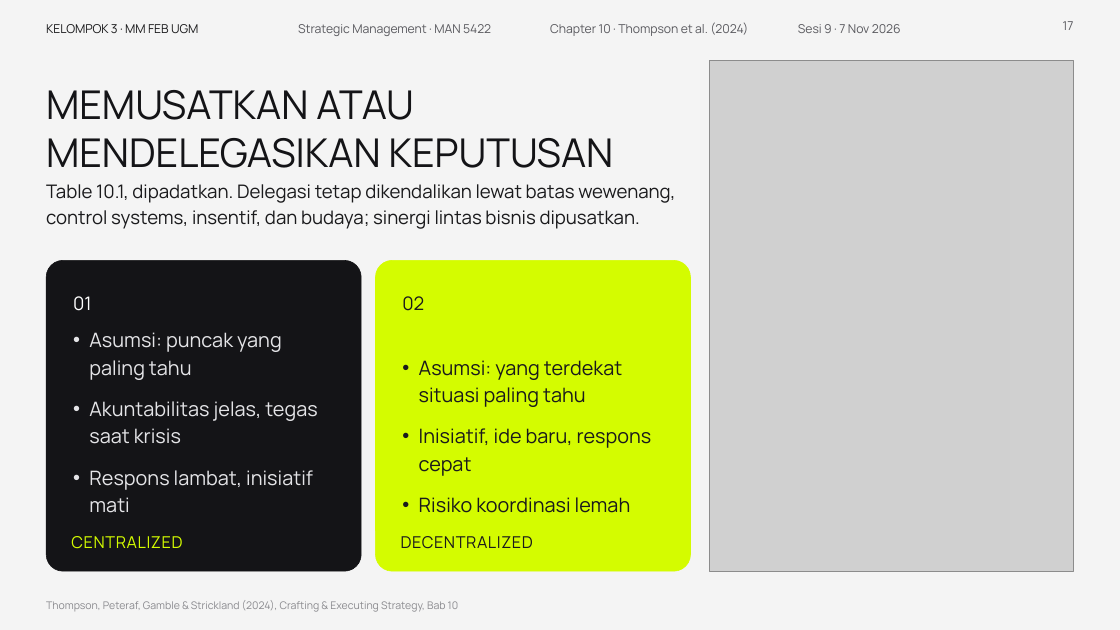
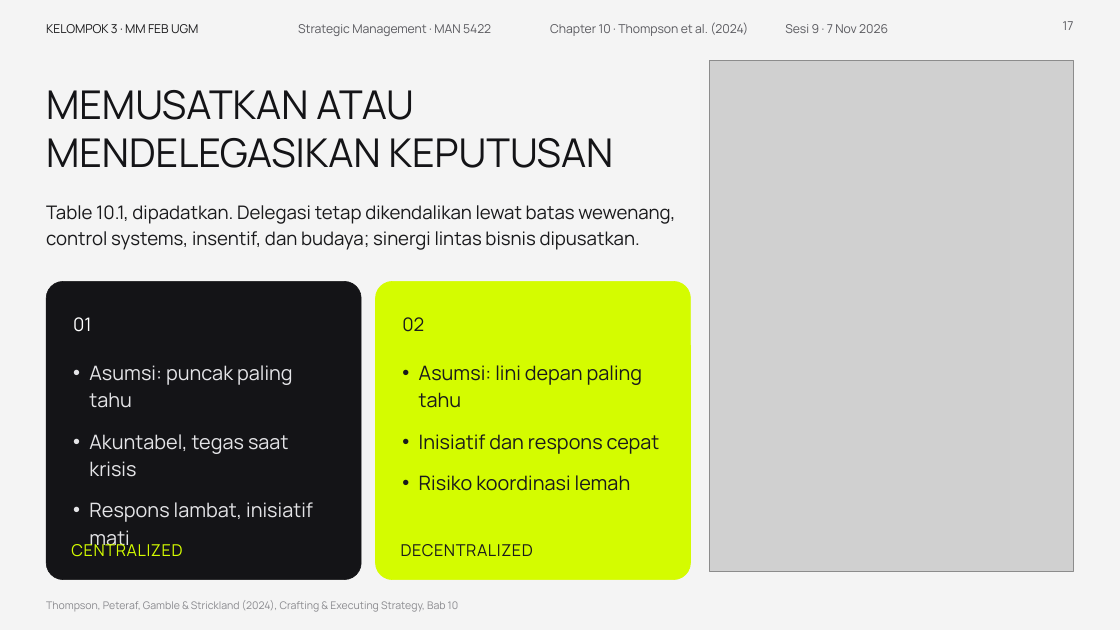
Before and after one commit to aslihabnuri/Dom-Manipulation, a slide deck: slide 17 of presentasi_ch10_kelompok3/SMJKT_Group 3_Aslih_Chapter 10 Strategy Execution.pptx. Drawn at 1120x630 pixels with LibreOffice and Linux fonts; fonts in the diff are those of the drawing; grey boxes stand for pictures. Boxes give left, top, right and bottom in pixels: in the first picture for what was removed or moved away, otherwise in the second. Text is boxed around its words. In the diff, an @@ line names an element or a change of style, - is before the commit and + after.

```diff
--- a/presentasi_ch10_kelompok3/SMJKT_Group 3_Aslih_Chapter 10 Strategy Execution.pptx
+++ b/presentasi_ch10_kelompok3/SMJKT_Group 3_Aslih_Chapter 10 Strategy Execution.pptx
@@ text "Sesi 9 · 7 Nov ..." moved from (x1=798, y1=24, x2=901, y2=33) to (x1=785, y1=24, x2=888, y2=33) @@
@@ 3 texts moved together from (x1=46, y1=184, x2=675, y2=311) to (x1=46, y1=205, x2=675, y2=332) @@
@@ rounded rectangle resized from (x1=46, y1=260, x2=361, y2=571) to (x1=46, y1=281, x2=361, y2=580) @@
@@ rounded rectangle at (x1=46, y1=281, x2=361, y2=580): proportions changed @@
@@ rounded rectangle at (x1=376, y1=281, x2=691, y2=580): proportions changed @@
@@ rounded rectangle resized from (x1=376, y1=260, x2=691, y2=571) to (x1=376, y1=281, x2=691, y2=580) @@
@@ text "Asumsi: puncak paling tahu" moved from (x1=89, y1=332, x2=317, y2=513) to (x1=89, y1=365, x2=313, y2=522) @@
@@ text "Asumsi: puncak paling tahu" at (x1=89, y1=365, x2=313, y2=522): vertical alignment bottom to top @@
@@ text "Asumsi: lini depan paling tahu" at (x1=419, y1=365, x2=660, y2=491): vertical alignment bottom to top @@
@@ text at (x1=89, y1=365, x2=293, y2=477): text changed @@
-• Asumsi: puncak yang paling tahu
-• Akuntabilitas jelas, tegas saat krisis
+• Asumsi: puncak paling tahu
+• Akuntabel, tegas saat krisis
@@ text at (x1=419, y1=365, x2=660, y2=454): text changed @@
-• Asumsi: yang terdekat situasi paling tahu
-• Inisiatif, ide baru, respons cepat
+• Asumsi: lini depan paling tahu
+• Inisiatif dan respons cepat
@@ text "CENTRALIZED" moved from (x1=71, y1=536, x2=182, y2=549) to (x1=71, y1=541, x2=182, y2=557) @@
@@ text "DECENTRALIZED" moved from (x1=401, y1=536, x2=533, y2=549) to (x1=401, y1=544, x2=533, y2=557) @@
```
Also in this commit, not shown: 18 other slides changed, 1 other file.
